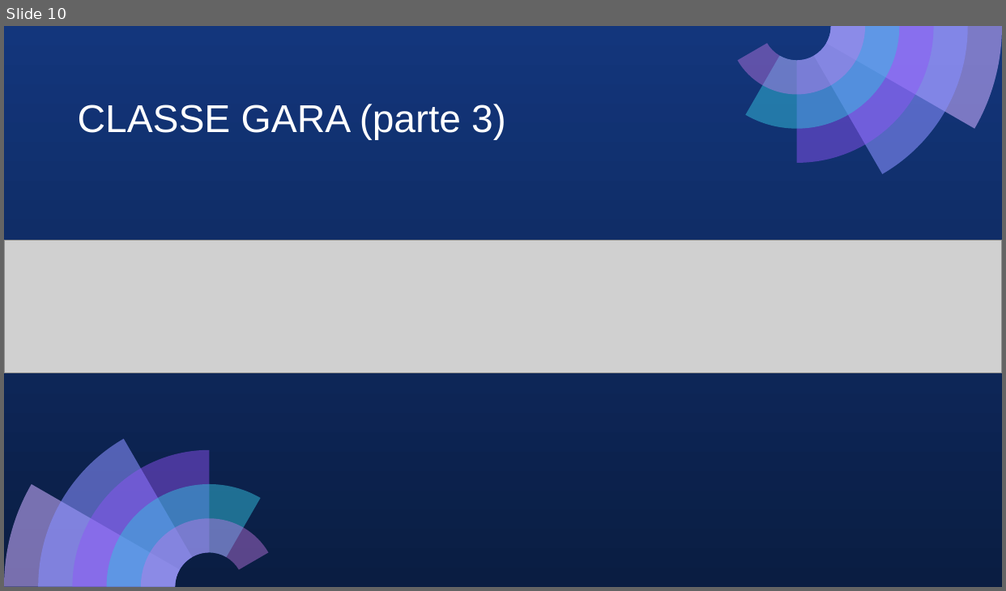
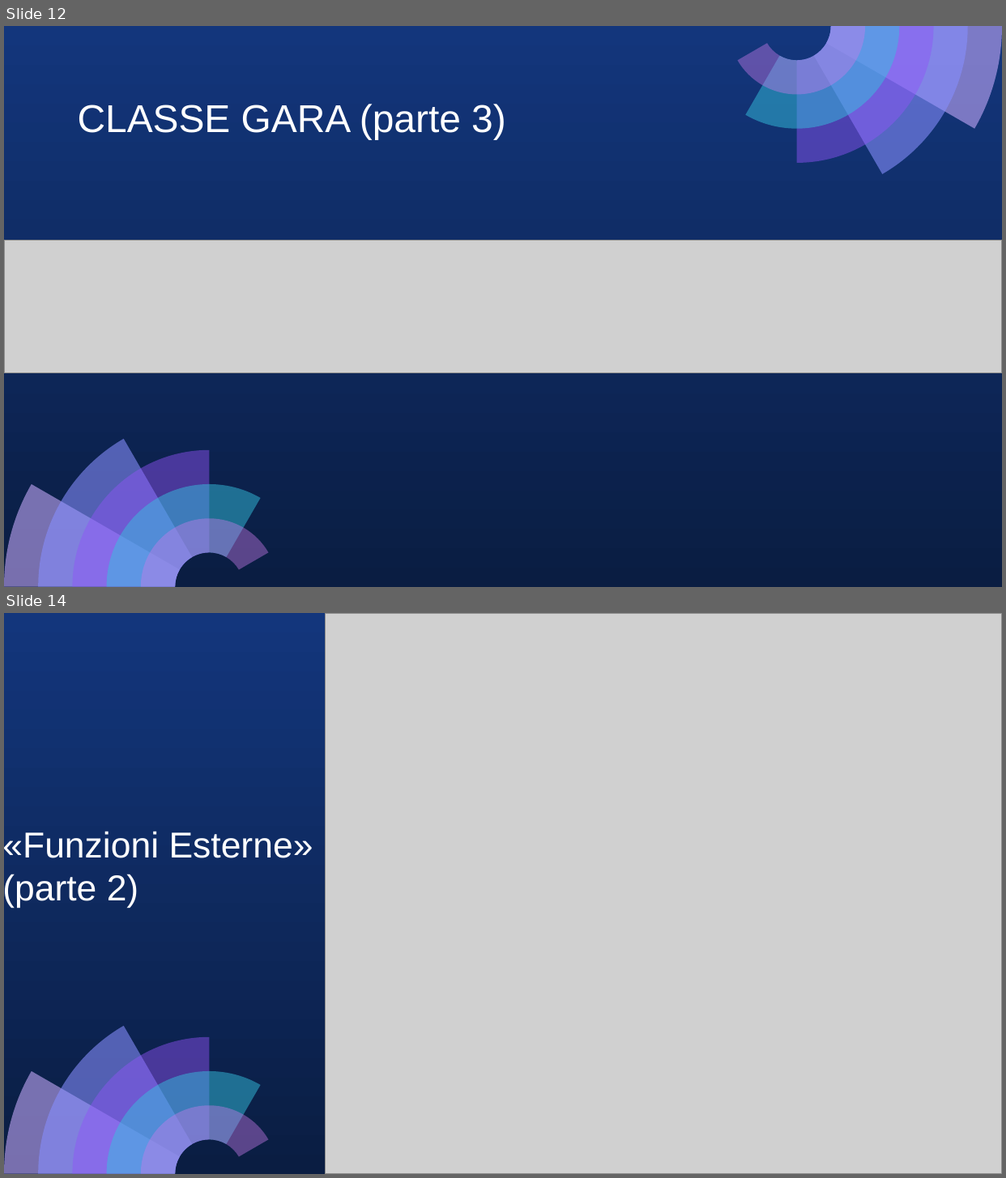
Before and after one commit to LorenzoBastianelli/Progetto_Maratona, a slide deck: File/ProgettoMaratonaBastianelli_Fiore.pptx. Shown one above the other, each under a label of ours: slide 10 before the commit, slides 12 and 14 after it; the slides between them are not shown. The pictures are 1006x591 and 1006x1178 pixels, drawn with LibreOffice and Linux fonts; fonts in the diff are those of the drawing; grey boxes stand for pictures. Boxes give left, top, right and bottom in pixels: in the first picture for what was removed or moved away, otherwise in the second. Text is boxed around its words. In the diff, an @@ line names an element or a change of style, - is before the commit and + after.

```diff
--- a/File/ProgettoMaratonaBastianelli_Fiore.pptx
+++ b/File/ProgettoMaratonaBastianelli_Fiore.pptx
@@ slide 14 added at (4,613,1002,1174), background gradient #13367C to #0A1D42; not listed: 10 template elements that a slide beside it also shows @@
@@ picture added at (326,613,1002,1174) @@
@@ text added at (4,831,313,909), 26 pt, text #FFFFFF @@
+«Funzioni Esterne»
+(parte 2)
@@ what was slide 10 is now slide 12 @@
```
Also in this commit, not shown: 3 slides changed, 4 other slides added, 5 slides removed, 3 other files.
